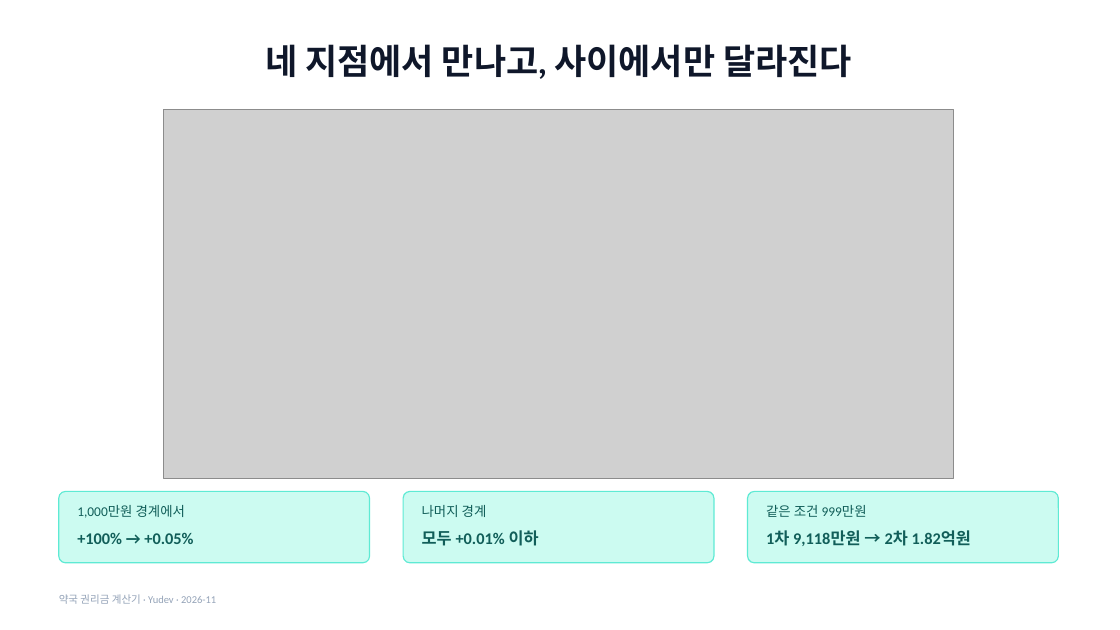
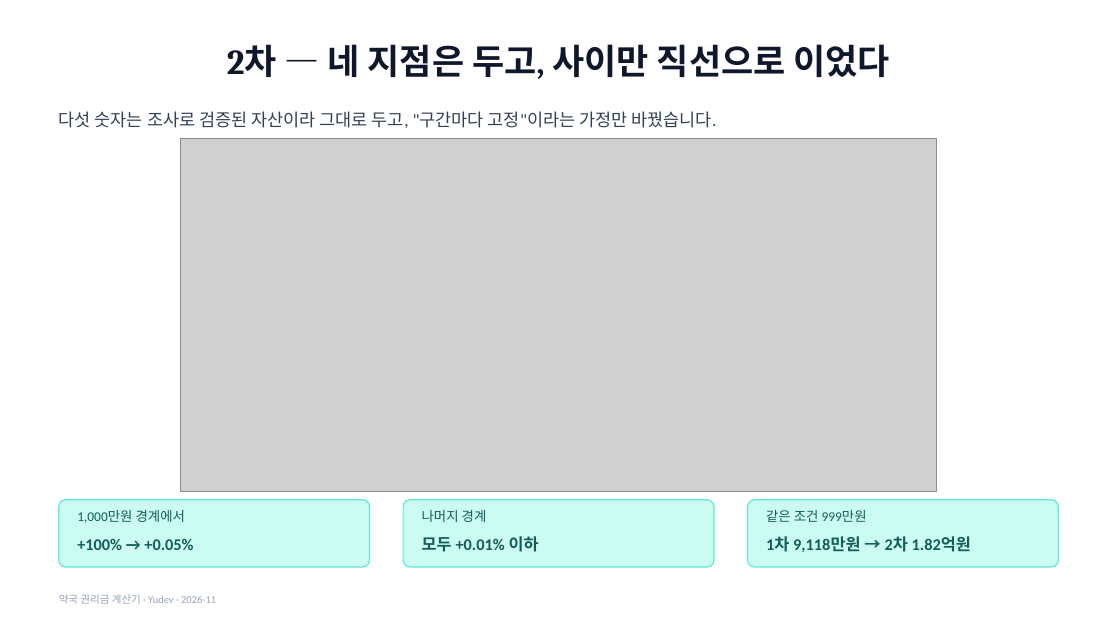
Before and after one commit to YUSEONCHUN/calculating, a slide deck: slide 13 of doc/slides/권리금계산기_프로젝트.pptx (slide 12 before the commit). Drawn at 1120x630 pixels with LibreOffice and Linux fonts; fonts in the diff are those of the drawing; grey boxes stand for pictures. Boxes give left, top, right and bottom in pixels: in the first picture for what was removed or moved away, otherwise in the second. Text is boxed around its words. In the diff, an @@ line names an element or a change of style, - is before the commit and + after.

```diff
--- a/doc/slides/권리금계산기_프로젝트.pptx
+++ b/doc/slides/권리금계산기_프로젝트.pptx
@@ title at (227, 44, 891, 79): text changed @@
-네 지점에서 만나고, 사이에서만 달라진다
+2차 — 네 지점은 두고, 사이만 직선으로 이었다
@@ text added at (59, 111, 717, 128), 15 pt, text #334155 @@
+다섯 숫자는 조사로 검증된 자산이라 그대로 두고, "구간마다 고정"이라는 가정만 바꿨습니다.
@@ picture: place and size @@
-picture at (164, 109, 954, 478)
+picture at (181, 139, 937, 492)
@@ rounded rectangle: place and size @@
-rounded rectangle at (59, 492, 370, 563)
+rounded rectangle at (59, 500, 370, 567)
@@ rounded rectangle: place and size @@
-rounded rectangle at (403, 492, 714, 563)
+rounded rectangle at (403, 500, 714, 567)
@@ proportions changed in 3 elements at (59, 500, 370, 567), (403, 500, 714, 567), (748, 500, 1059, 567) @@
@@ rounded rectangle: place and size @@
-rounded rectangle at (748, 492, 1059, 563)
+rounded rectangle at (748, 500, 1059, 567)
@@ 6 texts: place and size @@
-6 texts at (77, 505, 971, 546)
+6 texts at (77, 510, 971, 552)
```
Also in this commit, not shown: 20 other slides changed, 5 slides added, 1 slide removed, 5 other files.
